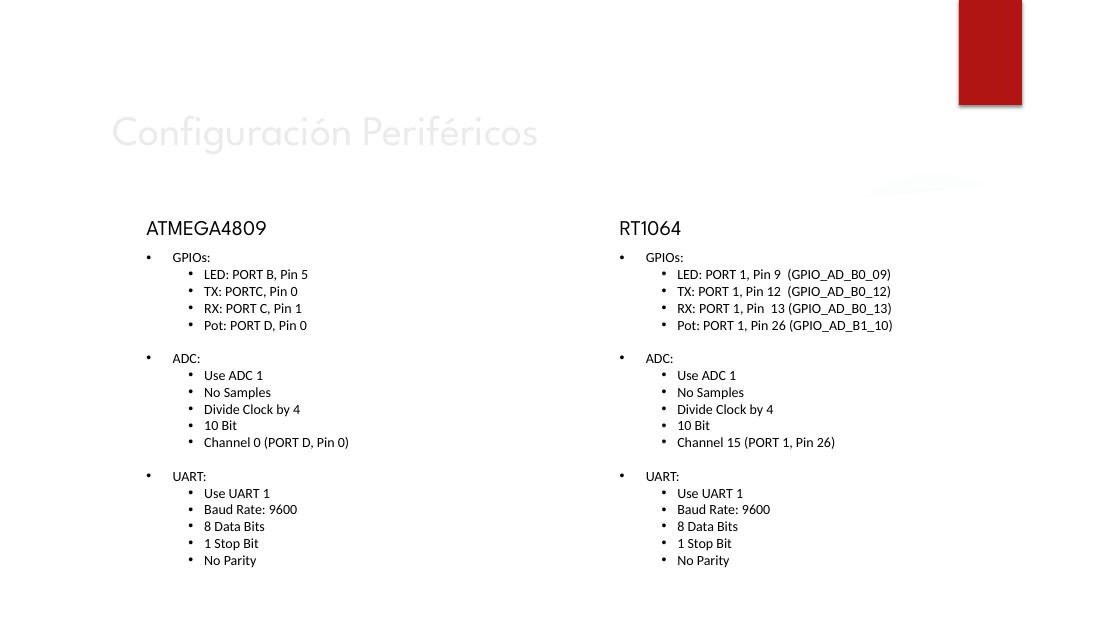
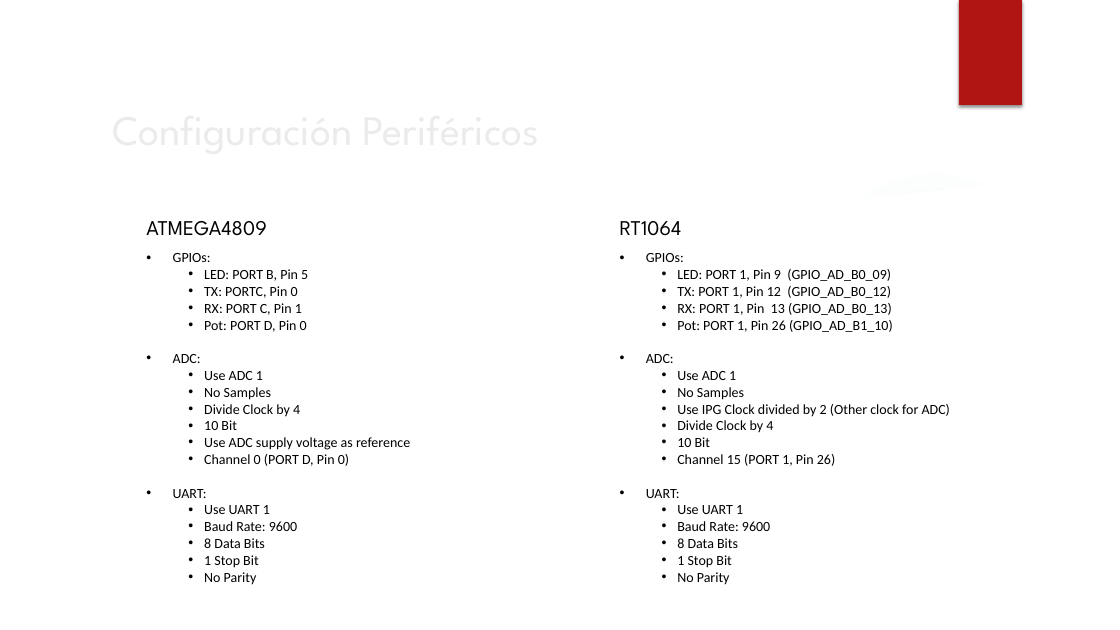
Before and after one commit to cesaresq209/Framework-for-Embedded-Systems-with-Residential-Applications, a slide deck: slide 10 of Documentation/Developer_Test.pptx. Drawn at 1120x630 pixels with LibreOffice and Linux fonts; fonts in the diff are those of the drawing; background and template pictures are left out. Boxes give left, top, right and bottom in pixels: in the first picture for what was removed or moved away, otherwise in the second. Text is boxed around its words. In the diff, an @@ line names an element or a change of style, - is before the commit and + after.

```diff
--- a/Documentation/Developer_Test.pptx
+++ b/Documentation/Developer_Test.pptx
@@ text at bbox=[677, 404, 950, 417]: paragraph added @@
+  • Use IPG Clock divided by 2 (Other clock for ADC)
@@ text at bbox=[204, 437, 410, 450]: paragraph added @@
+  • Use ADC supply voltage as reference
```
Also in this commit, not shown: 2 other slides changed, 1 slide added, 3 other files.
